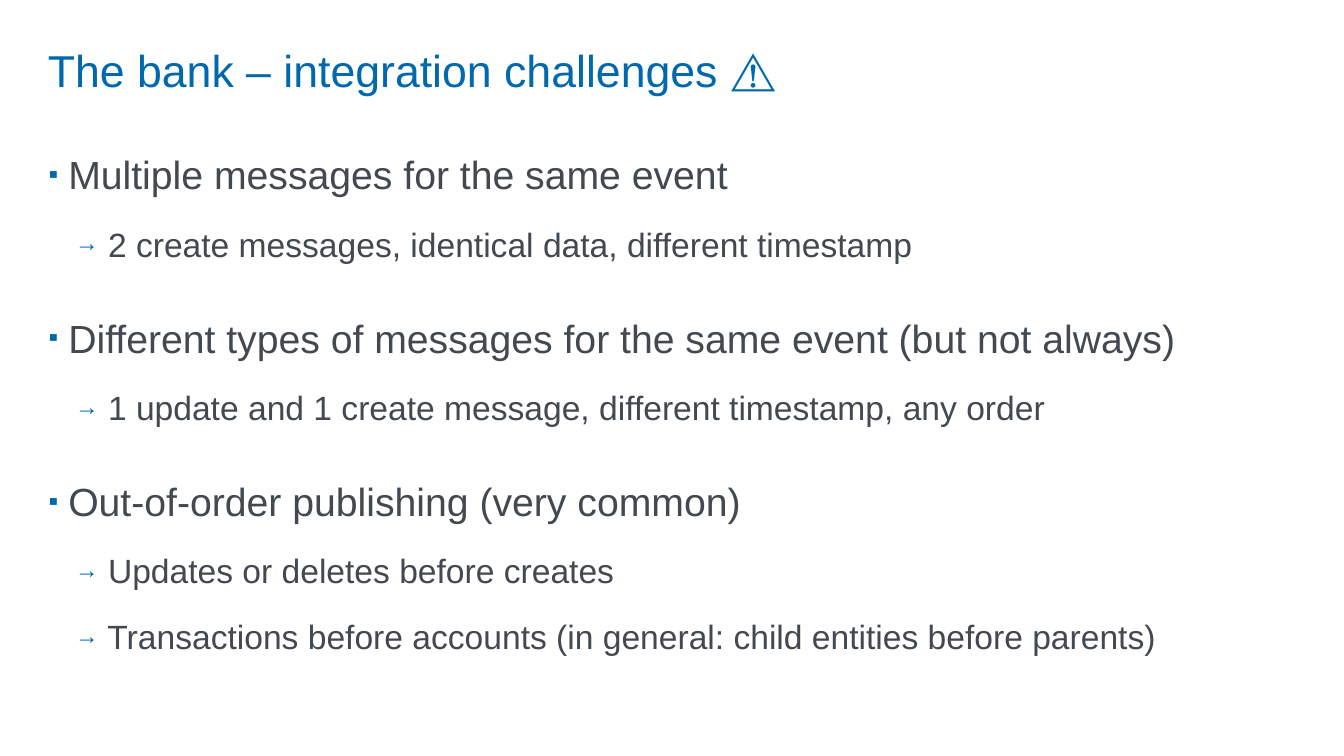
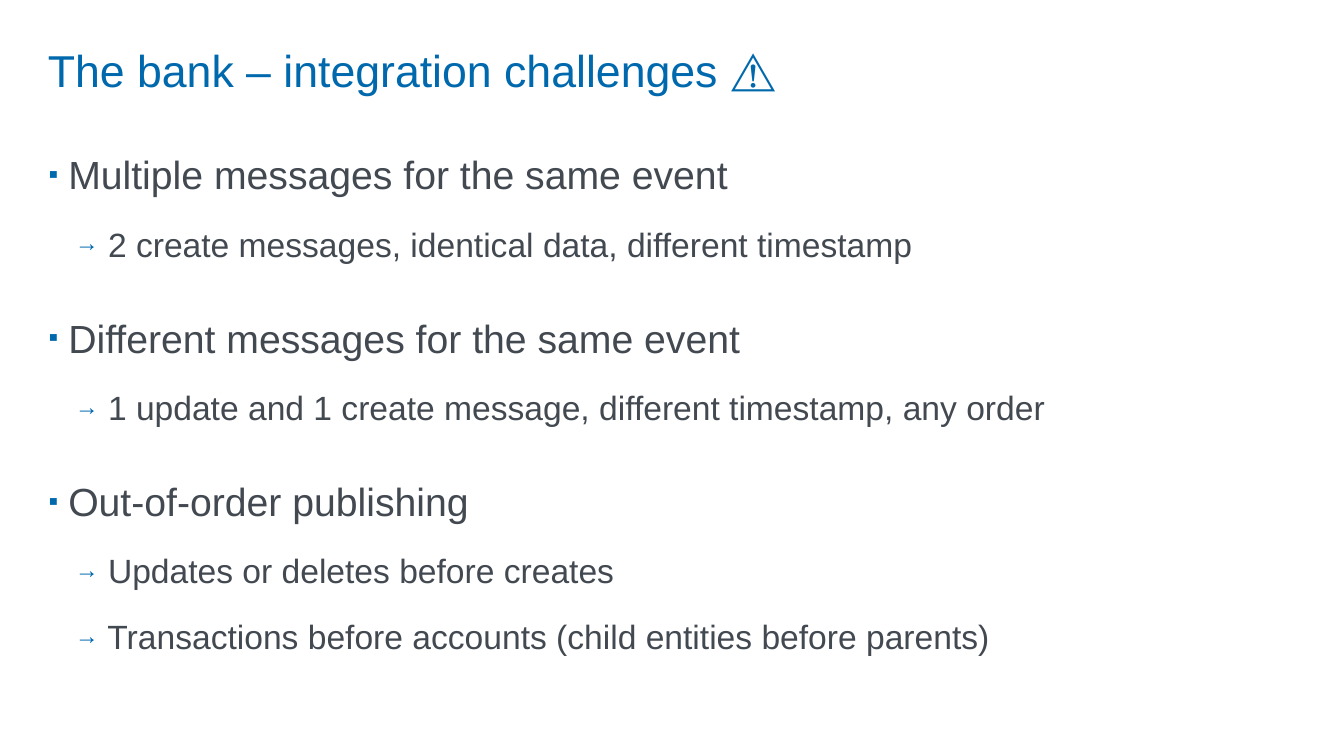
Before and after one commit to StevenHillaert/talk-hellostavanger-2026, a slide deck: slide 11 of Roast my design decisions.pptx. Drawn at 1344x756 pixels with LibreOffice and Linux fonts; fonts in the diff are those of the drawing. Boxes give left, top, right and bottom in pixels: in the first picture for what was removed or moved away, otherwise in the second. Text is boxed around its words. In the diff, an @@ line names an element or a change of style, - is before the commit and + after.

```diff
--- a/Roast my design decisions.pptx
+++ b/Roast my design decisions.pptx
@@ text at [68,324,740,361]: text changed @@
-▪ Different types of messages for the same event (but not always)
+▪ Different messages for the same event
@@ text at [68,487,468,524]: text changed @@
-▪ Out-of-order publishing (very common)
+▪ Out-of-order publishing
@@ text at [107,624,989,656]: text changed @@
-  → Transactions before accounts (in general: child entities before parents)
+  → Transactions before accounts (child entities before parents)
```
Also in this commit, not shown: 10 other slides changed, 2 other files.
